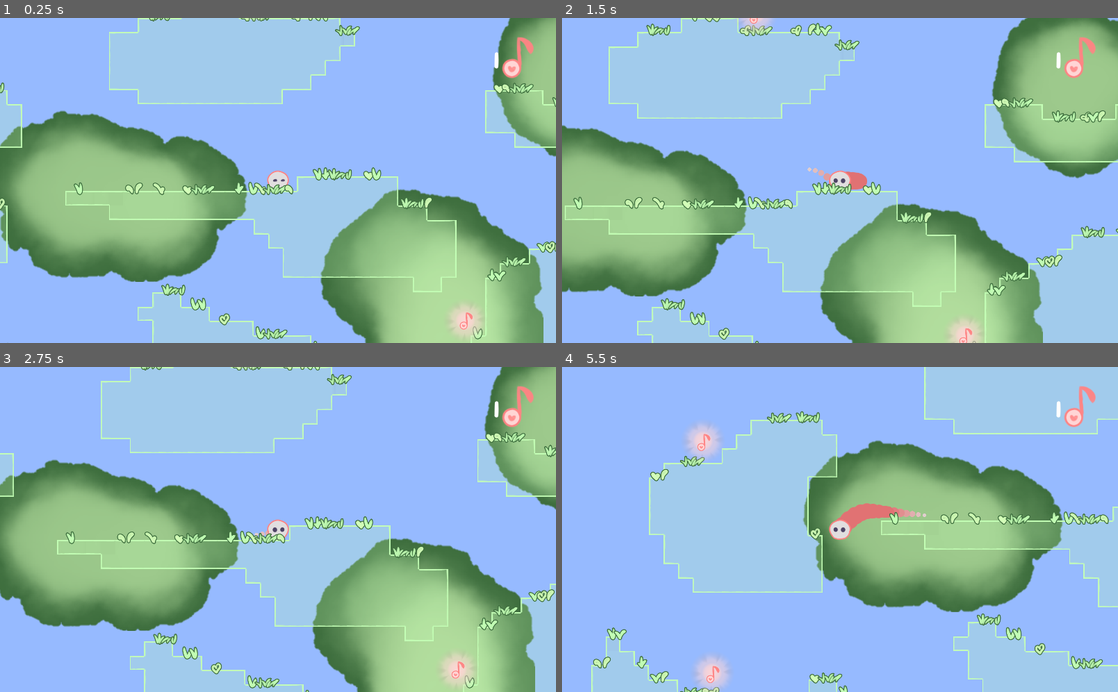
Above: before the commit, frames 1-4 (two rows, left to right).
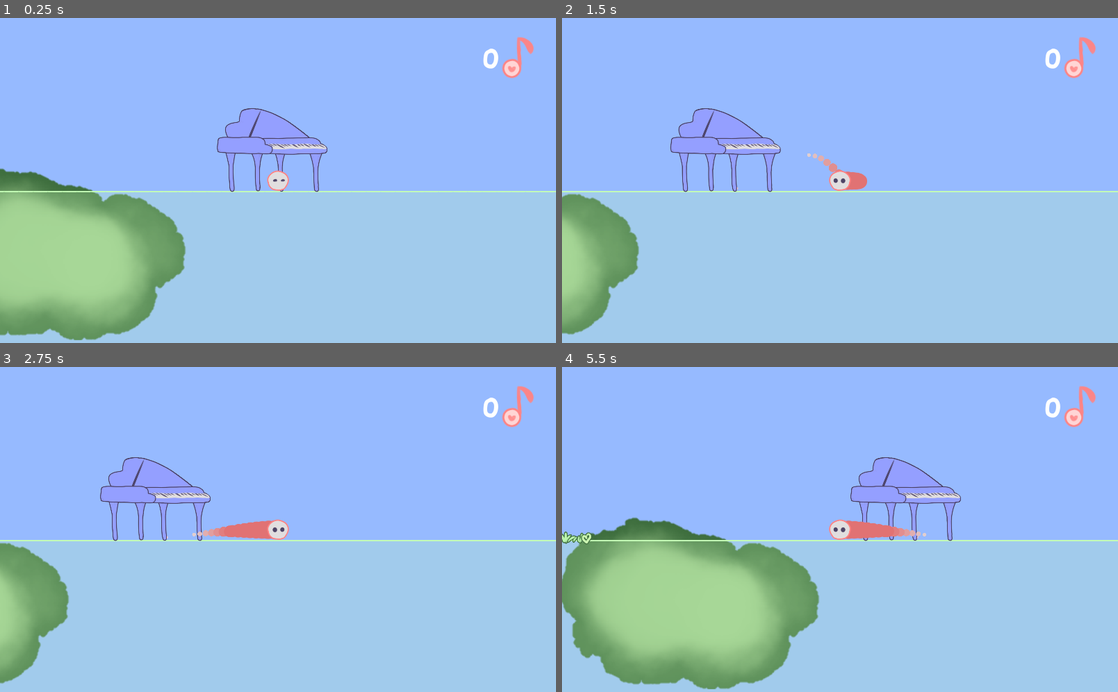
Above: after the commit, the same moments.

Repository: bucketfish/second-interval
Game: Godot game, scene res://base.tscn
Two runs of this game, one before a commit and one after it. Both use one fixed random seed, a clock stepped at 60 frames per second and the inputs below.
Inputs:
- Up to frame 1 (0.25 s): no input
- Up to frame 2 (1.5 s): tap Enter at 0.5 s; hold Right (right) 0.53-1.28 s; tap Up (jump) at 0.77 s; hold Left (left) from 1.28 s (still down)
- Up to frame 3 (2.75 s): tap Up (jump) at 1.52 s; release Left (left) at 2.03 s; hold Right (right) from 2.03 s (still down)
- Up to frame 4 (5.5 s): tap Up (jump) at 3.02, 3.77, 4.52 s; release Right (right) at 3.53 s; hold Left (left) from 3.53 s (still down)

The runs differ from the first frame. In frame 1, 45% of the frame differs, in the area x 0-100%, y 0-100%; in frame 2, 41%; in frame 3, 41%; in frame 4, 40%.

Commit message:
piano thing

Diff:
--- a/base.tscn
+++ b/base.tscn
@@ -19,6 +19,7 @@
 [ext_resource path="res://assets/world/backg.png" type="Texture" id=17]
 [ext_resource path="res://world/note.tscn" type="PackedScene" id=18]
 [ext_resource path="res://assets/player/light.png" type="Texture" id=19]
+[ext_resource path="res://world/piano.tscn" type="PackedScene" id=20]
 
 [sub_resource type="DynamicFont" id=1]
 size = 64
@@ -943,10 +944,48 @@
 format = 1
 tile_data = PoolIntArray( -196597, 0, 0, -196596, 0, 1, -196595, 0, 1, -196594, 0, 2, -131064, 0, 0, -131063, 0, 1, -13 …(114396 unchanged characters)…
 
+[node name="pianos" type="Node2D" parent="."]
+position = Vector2( -25, 0 )
+
+[node name="piano" parent="pianos" instance=ExtResource( 20 )]
+position = Vector2( 3270, 971 )
+
+[node name="pickups-green" type="Node2D" parent="."]
+
+[node name="note" parent="pickups-green" instance=ExtResource( 18 )]
+position = Vector2( 537, 1033 )
+
+[node name="note2" parent="pickups-green" instance=ExtResource( 18 )]
+position = Vector2( 1866, 278 )
+
+[node name="note3" parent="pickups-green" instance=ExtResource( 18 )]
+position = Vector2( 519, -104 )
+
+[node name="note4" parent="pickups-green" instance=ExtResource( 18 )]
+position = Vector2( 572, 284 )
+
+[node name="note5" parent="pickups-green" instance=ExtResource( 18 )]
+position = Vector2( 982, 608 )
+
+[node name="note6" parent="pickups-green" instance=ExtResource( 18 )]
+position = Vector2( 2422, 223 )
+
+[node name="note7" parent="pickups-green" instance=ExtResource( 18 )]
+position = Vector2( 1724, 662 )
+
+[node name="note8" parent="pickups-green" instance=ExtResource( 18 )]
+position = Vector2( -295, 144 )
+
+[node name="note9" parent="pickups-green" instance=ExtResource( 18 )]
+position = Vector2( -275, 658 )
+
+[node name="note10" parent="pickups-green" instance=ExtResource( 18 )]
+position = Vector2( 1445, -16 )
+
 [node name="player" type="KinematicBody2D" parent="." groups=["player"]]
 light_mask = 2
 material = SubResource( 60 )
-position = Vector2( 566, 287 )
+position = Vector2( 3262, 1068 )
 script = ExtResource( 15 )
 
 [node name="raycasts" type="Node2D" parent="player"]
@@ -1014,35 +1053,3 @@
 cell_size = Vector2( 32, 64 )
 format = 1
 tile_data = PoolIntArray( -262121, 1, 0, -262119, 7, 0, -262118, 7, 0, -196591, 5, 0, -196578, 9, 0, -196577, 4, 0, -19 …(3009 unchanged characters)…
-
-[node name="pickups" type="Node2D" parent="."]
-
-[node name="note" parent="pickups" instance=ExtResource( 18 )]
-position = Vector2( 537, 1033 )
-
-[node name="note2" parent="pickups" instance=ExtResource( 18 )]
-position = Vector2( 1866, 278 )
-
-[node name="note3" parent="pickups" instance=ExtResource( 18 )]
-position = Vector2( 519, -104 )
-
-[node name="note4" parent="pickups" instance=ExtResource( 18 )]
-position = Vector2( 572, 284 )
-
-[node name="note5" parent="pickups" instance=ExtResource( 18 )]
-position = Vector2( 982, 608 )
-
-[node name="note6" parent="pickups" instance=ExtResource( 18 )]
-position = Vector2( 2422, 223 )
-
-[node name="note7" parent="pickups" instance=ExtResource( 18 )]
-position = Vector2( 1724, 662 )
-
-[node name="note8" parent="pickups" instance=ExtResource( 18 )]
-position = Vector2( -295, 144 )
-
-[node name="note9" parent="pickups" instance=ExtResource( 18 )]
-position = Vector2( -275, 658 )
-
-[node name="note10" parent="pickups" instance=ExtResource( 18 )]
-position = Vector2( 1445, -16 )
--- /dev/null
+++ b/world/piano.gd
@@ -0,0 +1,16 @@
+extends Node2D
+
+
+# Declare member variables here. Examples:
+# var a = 2
+# var b = "text"
+
+
+# Called when the node enters the scene tree for the first time.
+func _ready():
+	pass # Replace with function body.
+
+
+# Called every frame. 'delta' is the elapsed time since the previous frame.
+#func _process(delta):
+#	pass
--- /dev/null
+++ b/world/piano.tscn
@@ -0,0 +1,19 @@
+[gd_scene load_steps=4 format=2]
+
+[ext_resource path="res://assets/world/piano.png" type="Texture" id=1]
+[ext_resource path="res://world/piano.gd" type="Script" id=2]
+
+[sub_resource type="CircleShape2D" id=1]
+radius = 165.027
+
+[node name="piano" type="Node2D"]
+script = ExtResource( 2 )
+
+[node name="Area2D" type="Area2D" parent="."]
+
+[node name="CollisionShape2D" type="CollisionShape2D" parent="Area2D"]
+shape = SubResource( 1 )
+
+[node name="Piano" type="Sprite" parent="."]
+scale = Vector2( 0.5, 0.5 )
+texture = ExtResource( 1 )
Binary file added: assets/world/piano.png
Not shown, added: assets/world/piano.png.import
Not shown: 1 places in base.tscn that only renumber resources
Not shown, added: clips/world/green area.clip
Not shown, added: clips/world/piano.clip
